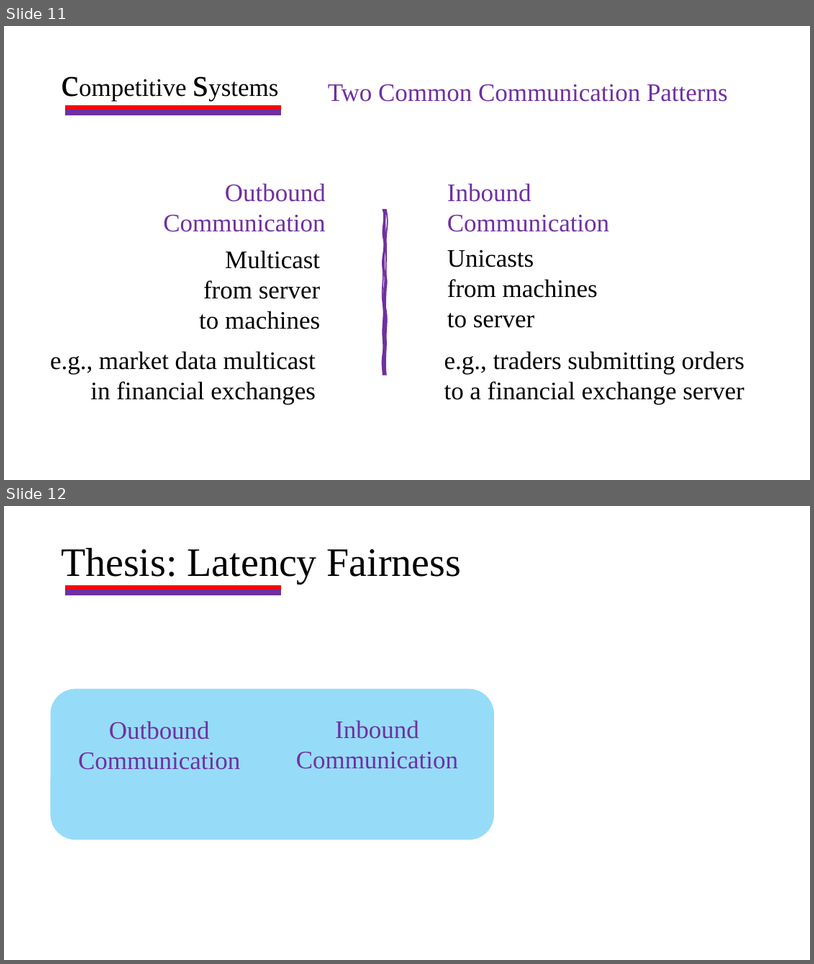
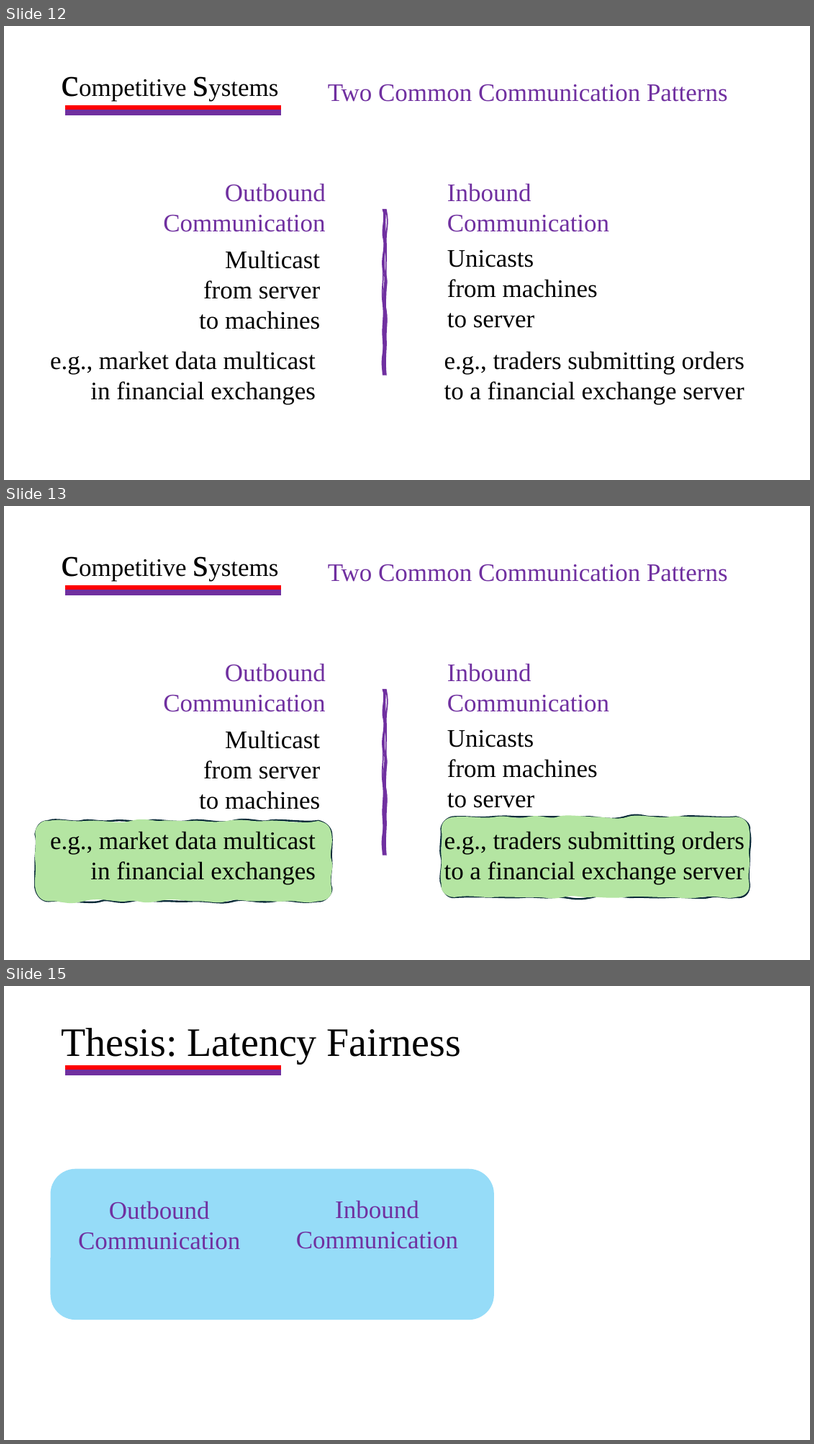
Before and after one commit to HaseebLUMS/Onyx-Presentation, a slide deck: thesis-latency-fairness.pptx. Shown one above the other, each under a label of ours: slides 11 and 12 before the commit, slides 12, 13 and 15 after it; the slides between them are not shown. The pictures are 814x964 and 814x1444 pixels, drawn with LibreOffice and Linux fonts; fonts in the diff are those of the drawing. Boxes give left, top, right and bottom in pixels: in the first picture for what was removed or moved away, otherwise in the second. Text is boxed around its words. In the diff, an @@ line names an element or a change of style, - is before the commit and + after.

Commit message:
update presentation

```diff
--- a/thesis-latency-fairness.pptx
+++ b/thesis-latency-fairness.pptx
@@ slide 13 added at box(4, 506, 810, 960), background #FFFFFF @@
@@ text added at box(55, 533, 392, 587), 30 pt, text #000000 @@
+competitive systems
@@ text added at box(328, 564, 728, 582), 30 pt, text #7030A0 @@
+Two Common Communication Patterns
@@ rectangle added at box(66, 585, 280, 590), fill #FF0000, outline #FF0000 1.5 pt @@
@@ rectangle added at box(66, 590, 280, 595), fill #7030A0, outline #7030A0 1.5 pt @@
@@ text added at box(163, 663, 326, 712), 30 pt, text #7030A0 @@
+Outbound
+Communication
@@ text added at box(448, 663, 610, 712), 30 pt, text #7030A0 @@
+Inbound
+Communication
@@ freeform shape added at box(383, 690, 386, 854), fill #7030A0, outline #7030A0 1.5 pt @@
@@ text added at box(199, 730, 320, 809), 30 pt, text #000000 @@
+Multicast from server to machines
@@ text added at box(448, 730, 598, 808), 30 pt, text #000000 @@
+Unicasts
+from machines to server
@@ freeform shape added at box(36, 821, 332, 901), fill #B4E5A2, outline #092A39 2 pt @@
@@ freeform shape added at box(441, 817, 749, 898), fill #B4E5A2, outline #092A39 2 pt @@
@@ text added at box(50, 831, 316, 884), 30 pt, text #000000 @@
+e.g., market data multicast in financial exchanges
@@ text added at box(445, 831, 745, 884), 30 pt, text #000000 @@
+e.g., traders submitting orders to a financial exchange server
@@ what was slide 11 is now slide 12 @@
@@ what was slide 12 is now slide 15 @@
```
Also in this commit, not shown: 2 other slides added.
